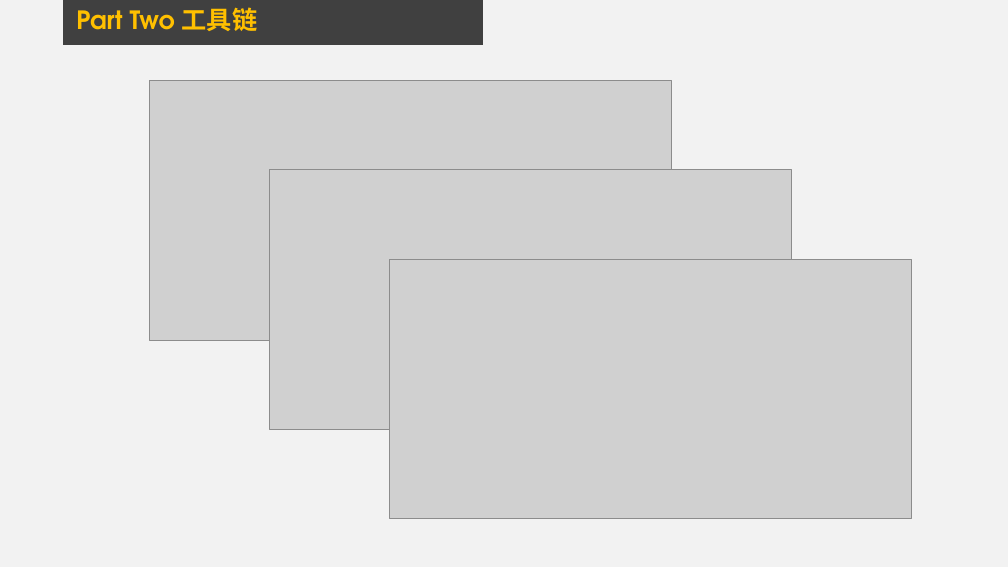
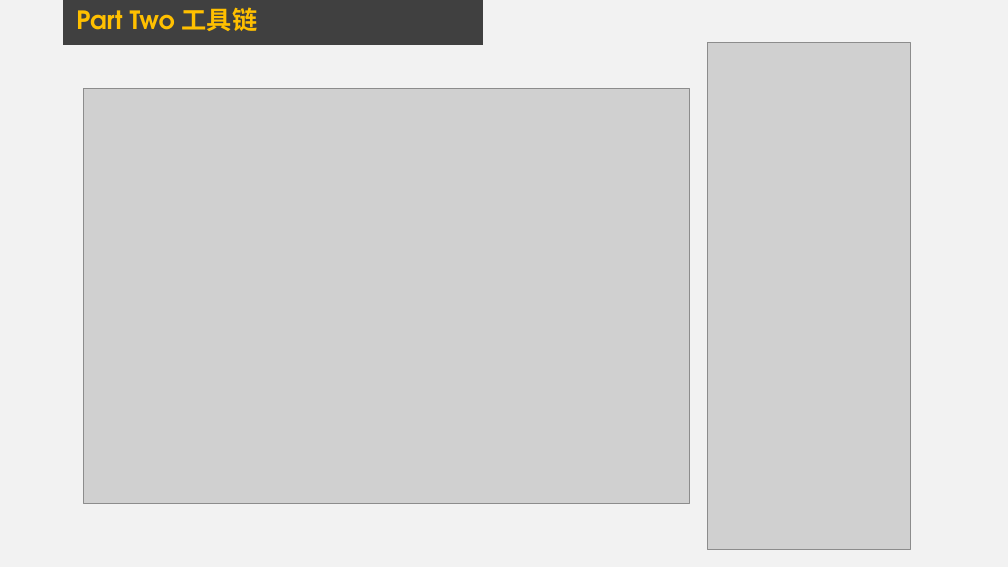
Before and after one commit to liziwl/IM-over-Email, a slide deck: slide 10 of pre.pptx (slide 11 before the commit). Drawn at 1008x567 pixels with LibreOffice and Linux fonts; fonts in the diff are those of the drawing; grey boxes stand for pictures. Boxes give left, top, right and bottom in pixels: in the first picture for what was removed or moved away, otherwise in the second. Text is boxed around its words. In the diff, an @@ line names an element or a change of style, - is before the commit and + after.

```diff
--- a/pre.pptx
+++ b/pre.pptx
@@ picture added at [708, 42, 911, 550] @@
@@ picture: place and size @@
-picture at [149, 81, 671, 340]
+picture at [84, 88, 690, 504]
@@ picture removed at [269, 170, 792, 430] @@
@@ picture removed at [389, 259, 912, 519] @@
```
Also in this commit, not shown: 1 other slide changed, 1 slide removed, 4 other files.
